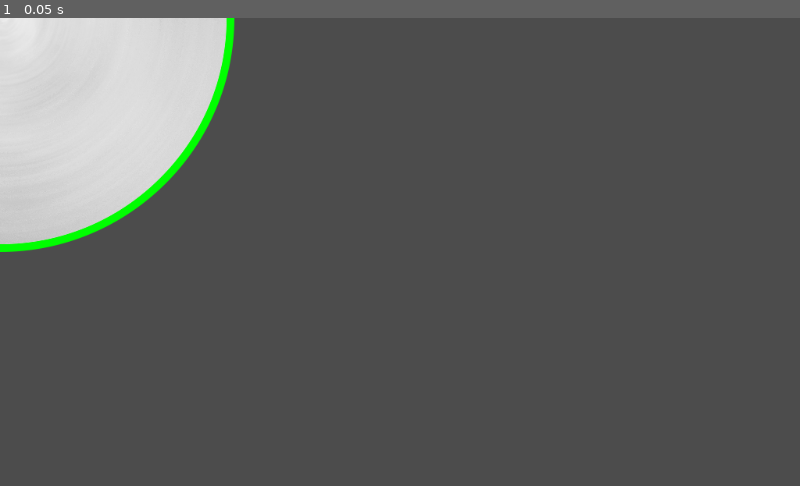
Above: before the commit, frame 1.
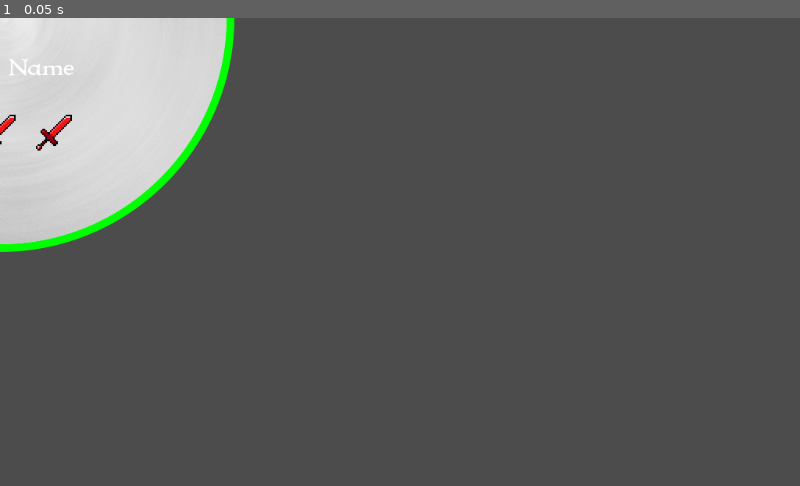
Above: after the commit, the same moment.

Repository: ToyWalrus/ProjectDelve
Game: Godot game, scene res://scenes/Wheel.tscn
Two runs of this game, one before a commit and one after it. Both use one fixed random seed, a clock stepped at 60 frames per second and the inputs below. The project has no main scene, so this scene is started directly.
Inputs:
- Up to frame 1 (0.05 s): no input

The runs differ from the first frame. In frame 1, 0.2% of the frame differs, in the area x 0-10%, y 8-29%.

Commit message:
Adding wheel section data

Diff:
--- /dev/null
+++ b/assets/Font.tres
@@ -0,0 +1,7 @@
+[gd_resource type="DynamicFont" load_steps=2 format=2]
+
+[ext_resource path="res://assets/IMMORTAL.ttf" type="DynamicFontData" id=1]
+
+[resource]
+size = 30
+font_data = ExtResource( 1 )
--- /dev/null
+++ b/data/attack_wheel.tres
@@ -0,0 +1,13 @@
+[gd_resource type="Resource" load_steps=2 format=2]
+
+[ext_resource path="res://scripts/data/wheel_section_data.gd" type="Script" id=1]
+
+[resource]
+script = ExtResource( 1 )
+percent_of_wheel = 1.0
+section_name = ""
+attack_points = 3
+defense_points = 0
+special_points = 1
+range_points = 0
+miss = false
--- a/project.godot
+++ b/project.godot
@@ -53,6 +53,16 @@
 "class": "UnitData",
 "language": "GDScript",
 "path": "res://scripts/unit/resource_scripts/unit_data.gd"
+}, {
+"base": "Sprite",
+"class": "WheelSection",
+"language": "GDScript",
+"path": "res://scripts/wheel_section.gd"
+}, {
+"base": "Resource",
+"class": "WheelSectionData",
+"language": "GDScript",
+"path": "res://scripts/data/wheel_section_data.gd"
 } ]
 _global_script_class_icons={
 "CharacterController": "",
@@ -63,7 +73,9 @@
 "PathDrawer": "",
 "Pathfinder": "",
 "Unit": "",
-"UnitData": ""
+"UnitData": "",
+"WheelSection": "",
+"WheelSectionData": ""
 }
 
 [application]
@@ -89,6 +101,10 @@
 
 scene=false
 
+[gui]
+
+theme/custom_font="res://assets/Font.tres"
+
 [input]
 
 mouse_click={
--- a/scenes/Wheel.tscn
+++ b/scenes/Wheel.tscn
@@ -1,7 +1,13 @@
-[gd_scene load_steps=4 format=2]
+[gd_scene load_steps=10 format=2]
 
 [ext_resource path="res://assets/Wheel.png" type="Texture" id=1]
 [ext_resource path="res://shaders/Wheel.gdshader" type="Shader" id=2]
+[ext_resource path="res://assets/lightning_icon.png" type="Texture" id=3]
+[ext_resource path="res://scripts/wheel_section.gd" type="Script" id=4]
+[ext_resource path="res://assets/sword_icon.png" type="Texture" id=5]
+[ext_resource path="res://assets/shield_icon.png" type="Texture" id=6]
+[ext_resource path="res://assets/miss_icon.png" type="Texture" id=7]
+[ext_resource path="res://data/attack_wheel.tres" type="Resource" id=8]
 
 [sub_resource type="ShaderMaterial" id=2]
 resource_local_to_scene = true
@@ -13,3 +19,46 @@
 [node name="WheelSection" type="Sprite"]
 material = SubResource( 2 )
 texture = ExtResource( 1 )
+script = ExtResource( 4 )
+wheel_section_data = ExtResource( 8 )
+sword_icon = ExtResource( 5 )
+shield_icon = ExtResource( 6 )
+lightning_icon = ExtResource( 3 )
+miss_icon = ExtResource( 7 )
+
+[node name="SectionName" type="Label" parent="."]
+margin_left = -96.0
+margin_right = 95.0
+margin_bottom = 128.0
+text = "Attack Name"
+align = 1
+valign = 1
+
+[node name="Icons" type="HBoxContainer" parent="SectionName"]
+margin_left = -48.0
+margin_top = 88.0
+margin_right = 96.0
+margin_bottom = 144.0
+rect_scale = Vector2( 2, 2 )
+alignment = 1
+
+[node name="_4" type="TextureRect" parent="SectionName/Icons"]
+margin_left = 20.0
+margin_right = 52.0
+margin_bottom = 56.0
+texture = ExtResource( 5 )
+stretch_mode = 4
+
+[node name="_5" type="TextureRect" parent="SectionName/Icons"]
+margin_left = 56.0
+margin_right = 88.0
+margin_bottom = 56.0
+texture = ExtResource( 5 )
+stretch_mode = 4
+
+[node name="_6" type="TextureRect" parent="SectionName/Icons"]
+margin_left = 92.0
+margin_right = 124.0
+margin_bottom = 56.0
+texture = ExtResource( 5 )
+stretch_mode = 4
--- /dev/null
+++ b/scripts/data/wheel_section_data.gd
@@ -0,0 +1,13 @@
+extends Resource
+
+class_name WheelSectionData
+
+export(float, 0, 1) var percent_of_wheel
+export(String) var section_name
+export(int) var attack_points
+export(int) var defense_points
+export(int) var special_points
+export(int, 0, 6) var range_points
+export(bool) var miss
+
+enum WheelSymbol { attack, defense, special, miss, range_2, range_3, range_4, range_5, range_6 }
--- /dev/null
+++ b/scripts/wheel_section.gd
@@ -0,0 +1,46 @@
+tool
+extends Sprite
+
+class_name WheelSection
+
+onready var _icon_container = $SectionName/Icons
+onready var _section_name = $SectionName
+
+export(Resource) var wheel_section_data setget _set_data
+
+export(Texture) var sword_icon
+export(Texture) var shield_icon
+export(Texture) var lightning_icon
+export(Texture) var miss_icon
+
+
+func _set_data(section_data):
+	wheel_section_data = section_data
+	_update_wheel()
+
+
+func _update_wheel():
+	if not wheel_section_data or not has_node("SectionName/Icons"):
+		return
+	if not _icon_container:
+		_icon_container = $SectionName/Icons
+
+	for child in _icon_container.get_children():
+		child.queue_free()
+
+	if wheel_section_data.miss:
+		_add_icons(1, miss_icon, "Miss")
+	else:
+		_add_icons(wheel_section_data.attack_points, sword_icon, "Sword")
+		_add_icons(wheel_section_data.special_points, lightning_icon, "Lightning")
+		_add_icons(wheel_section_data.defense_points, shield_icon, "Shield")
+
+
+func _add_icons(amount, texture, node_prefix = "TexRect"):
+	for i in range(0, amount):
+		var tex_rect := TextureRect.new()
+		tex_rect.texture = texture
+		tex_rect.name = node_prefix + "_" + str(i + 1)
+		tex_rect.stretch_mode = TextureRect.STRETCH_KEEP_CENTERED
+		_icon_container.add_child(tex_rect)
+		tex_rect.owner = get_tree().edited_scene_root
Binary file added: assets/IMMORTAL.ttf
Binary file added: assets/lightning_icon.png
Not shown, added: assets/lightning_icon.png.import
Binary file added: assets/miss_icon.png
Not shown, added: assets/miss_icon.png.import
Binary file added: assets/shield_icon.png
Not shown, added: assets/shield_icon.png.import
Binary file added: assets/sword_icon.png
Not shown, added: assets/sword_icon.png.import
